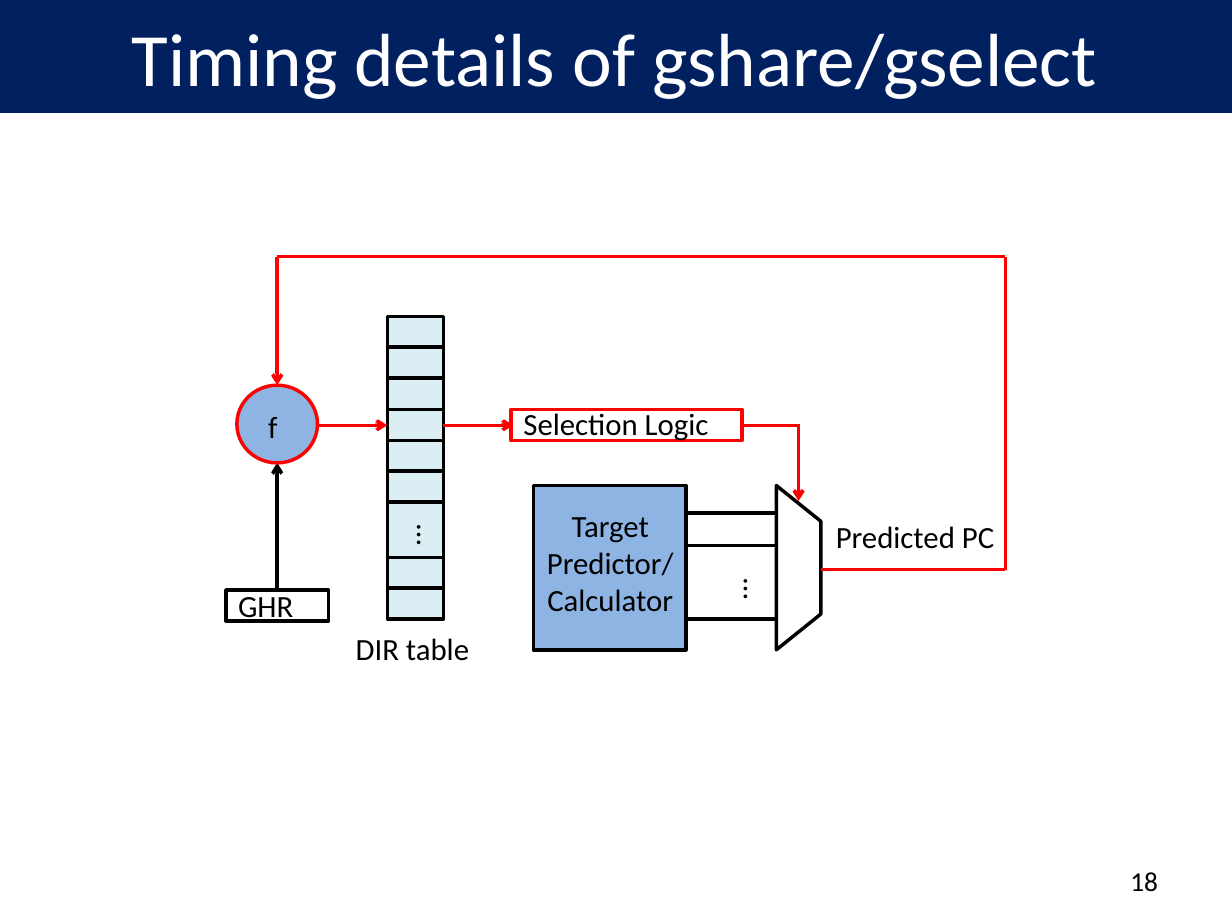
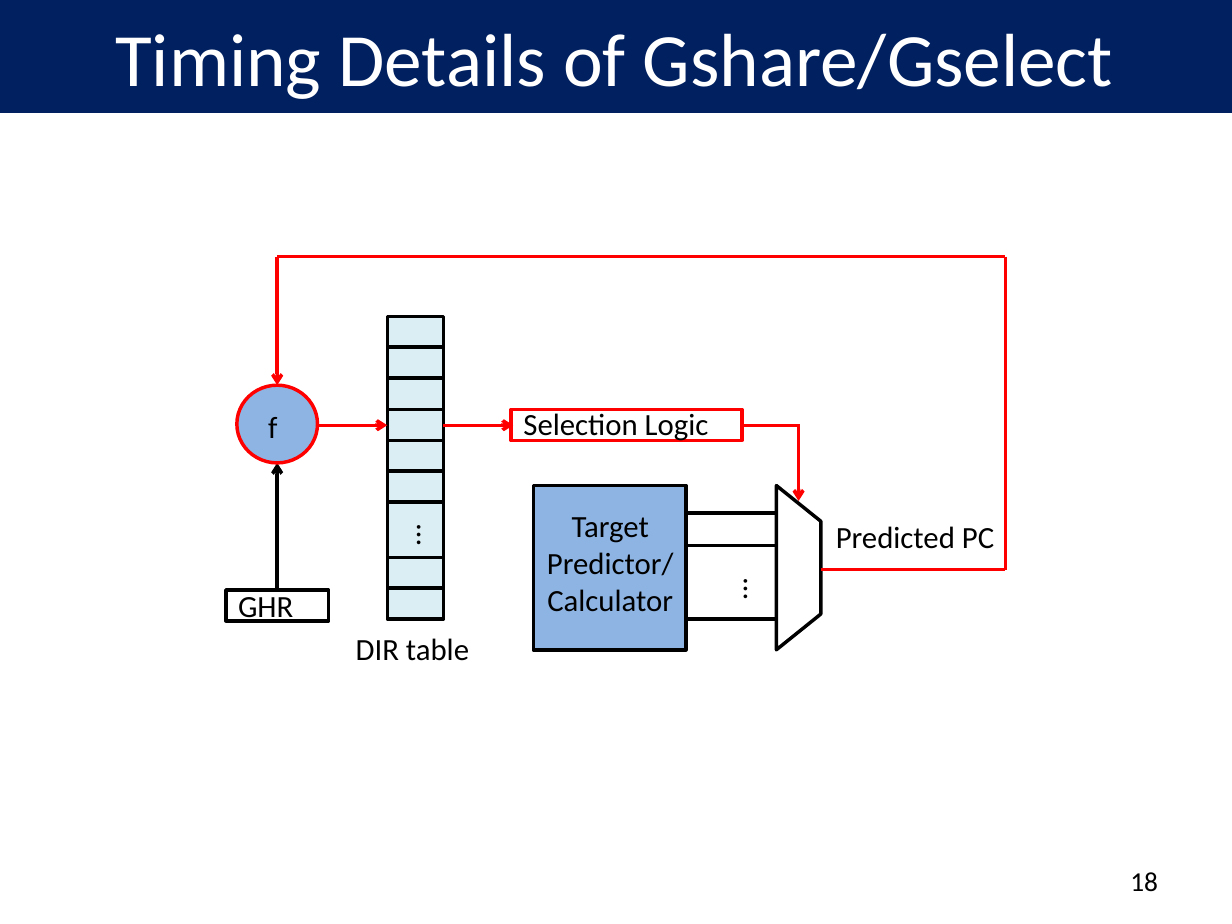
Before and after one commit to peterwudi/di-thesis, a slide deck: slide 19 of presentation/defense.pptx. Drawn at 1232x924 pixels with LibreOffice and Linux fonts; fonts in the diff are those of the drawing; background and template pictures are left out. Boxes give left, top, right and bottom in pixels: in the first picture for what was removed or moved away, otherwise in the second. Text is boxed around its words. In the diff, an @@ line names an element or a change of style, - is before the commit and + after.

```diff
--- a/presentation/defense.pptx
+++ b/presentation/defense.pptx
@@ title at [115,33,1113,99]: text changed @@
-Timing details of gshare/gselect
+Timing Details of Gshare/Gselect
```
Also in this commit, not shown: 11 other slides changed, 3 slides added, 7 slides removed, 1 other file.
